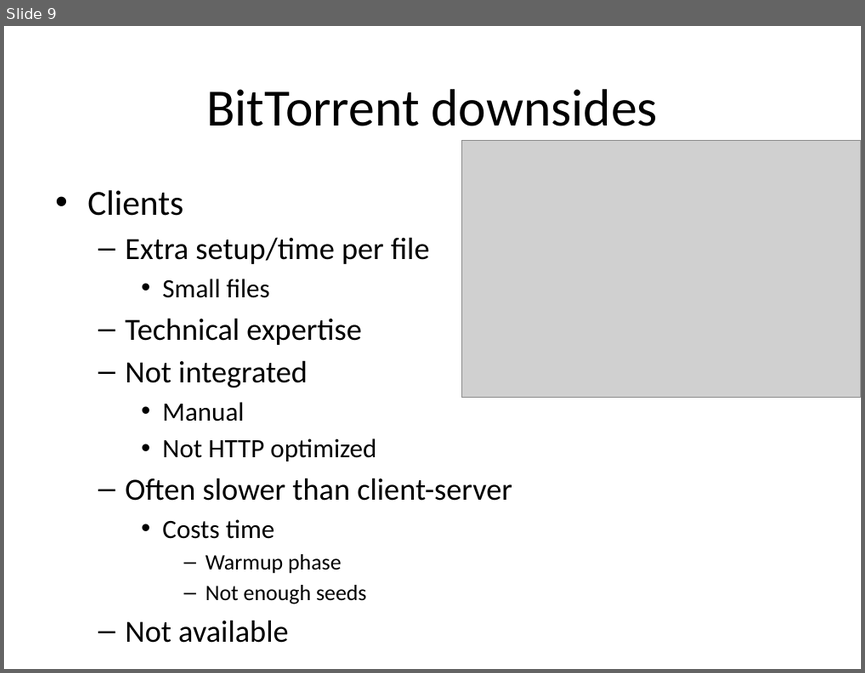
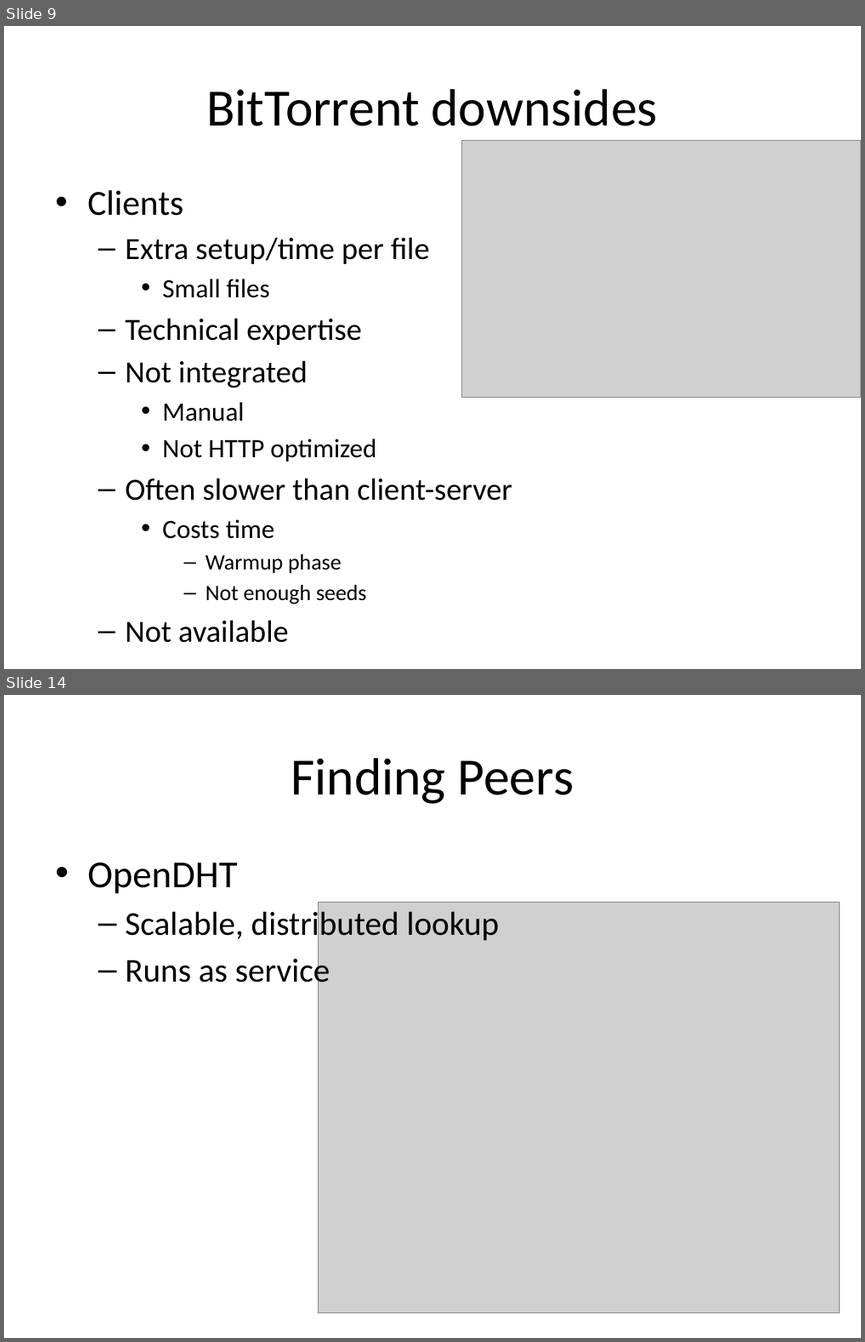
Before and after one commit to rdp/p2pwebclient, a slide deck: thesis_presentation/How to Make the Internet Faster.pptx. Shown one above the other, each under a label of ours: slide 9 before the commit, slides 9 and 14 after it; the slides between them are not shown. The pictures are 865x673 and 865x1342 pixels, drawn with LibreOffice and Linux fonts; fonts in the diff are those of the drawing; grey boxes stand for pictures. Boxes give left, top, right and bottom in pixels: in the first picture for what was removed or moved away, otherwise in the second. Text is boxed around its words. In the diff, an @@ line names an element or a change of style, - is before the commit and + after.

```diff
--- a/thesis_presentation/How to Make the Internet Faster.pptx
+++ b/thesis_presentation/How to Make the Internet Faster.pptx
@@ slide 14 added at [4, 695, 861, 1338], background #FFFFFF @@
@@ title added at [290, 758, 574, 804], 44 pt, text #000000 @@
+Finding Peers
@@ text added at [87, 862, 500, 990], 28 pt, text #000000 @@
+• OpenDHT
+  – Scalable, distributed lookup
+  – Runs as service
@@ picture added at [318, 902, 840, 1313] @@
```
Also in this commit, not shown: 11 slides changed, 6 other slides added, 10 slides removed.
